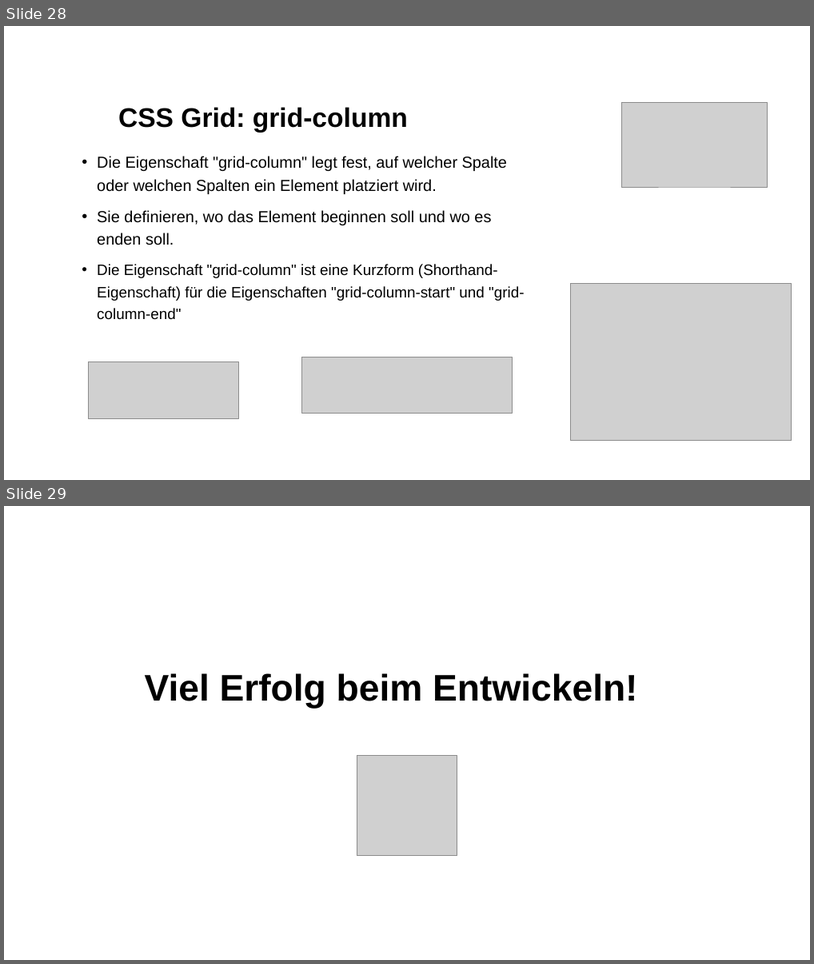
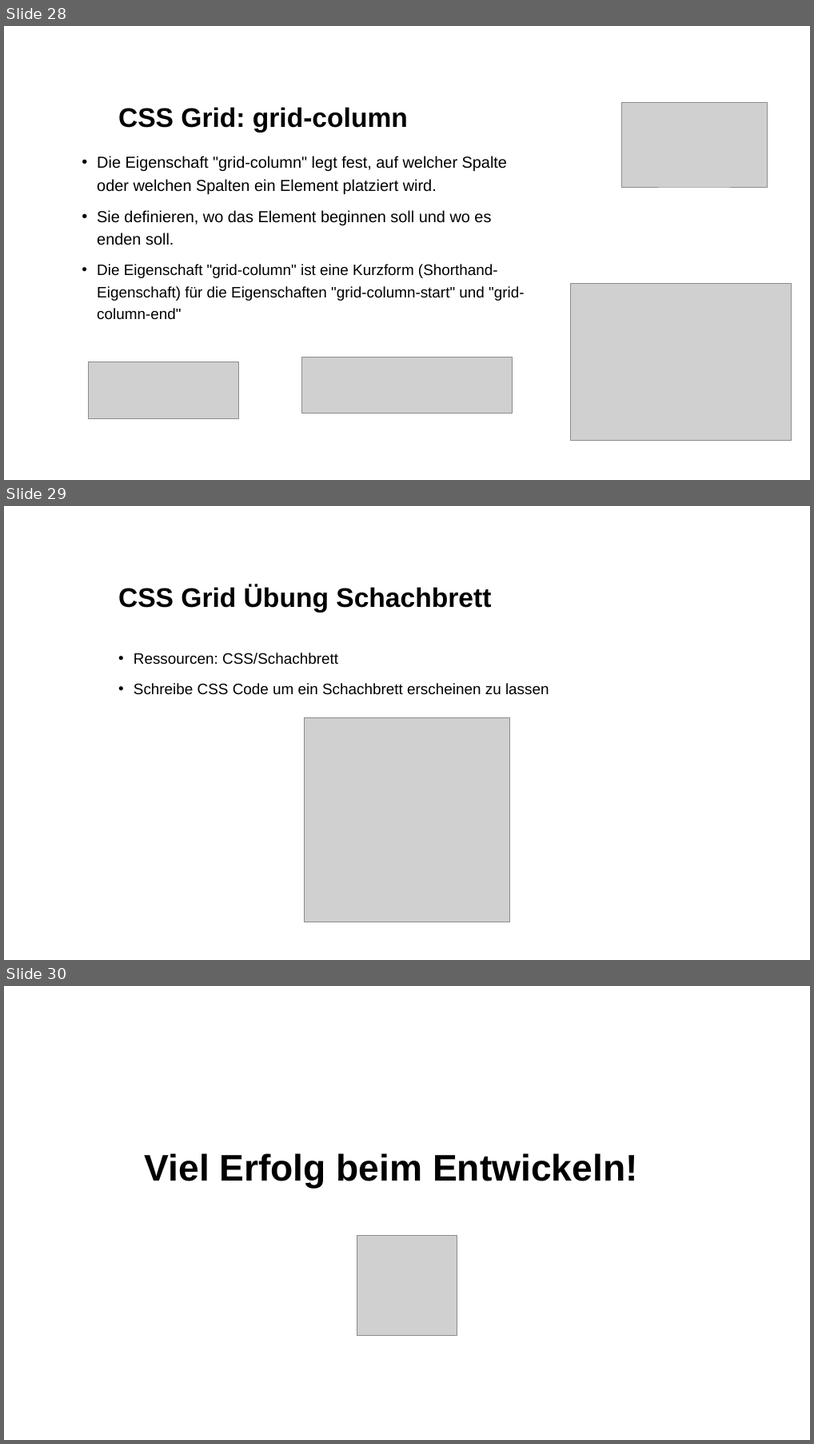
Before and after one commit to kodo89/Webentwicklung_23_24, a slide deck: 4. Flexbox&Grid/Flexbox&Grid.pptx. Shown one above the other, each under a label of ours: slides 28 and 29 before the commit, slides 28, 29 and 30 after it. The pictures are 814x964 and 814x1444 pixels, drawn with LibreOffice and Linux fonts; fonts in the diff are those of the drawing; grey boxes stand for pictures; background and template pictures are left out. Boxes give left, top, right and bottom in pixels: in the first picture for what was removed or moved away, otherwise in the second. Text is boxed around its words. In the diff, an @@ line names an element or a change of style, - is before the commit and + after.

Commit message:
Aktuellste Folien Tag 5

```diff
--- a/4. Flexbox&Grid/Flexbox&Grid.pptx
+++ b/4. Flexbox&Grid/Flexbox&Grid.pptx
@@ slide 29 added at box(4, 506, 810, 960), background #FFFFFF @@
@@ title added at box(118, 585, 491, 612), 32 pt, text #000000, bold @@
+CSS Grid Übung Schachbrett
@@ text added at box(134, 652, 550, 695), 18 pt, text #000000 @@
+• Ressourcen: CSS/Schachbrett
+• Schreibe CSS Code um ein Schachbrett erscheinen zu lassen
@@ picture added at box(305, 718, 510, 922) @@
@@ what was slide 29 is now slide 30 @@
```
Also in this commit, not shown: 11 other files.
